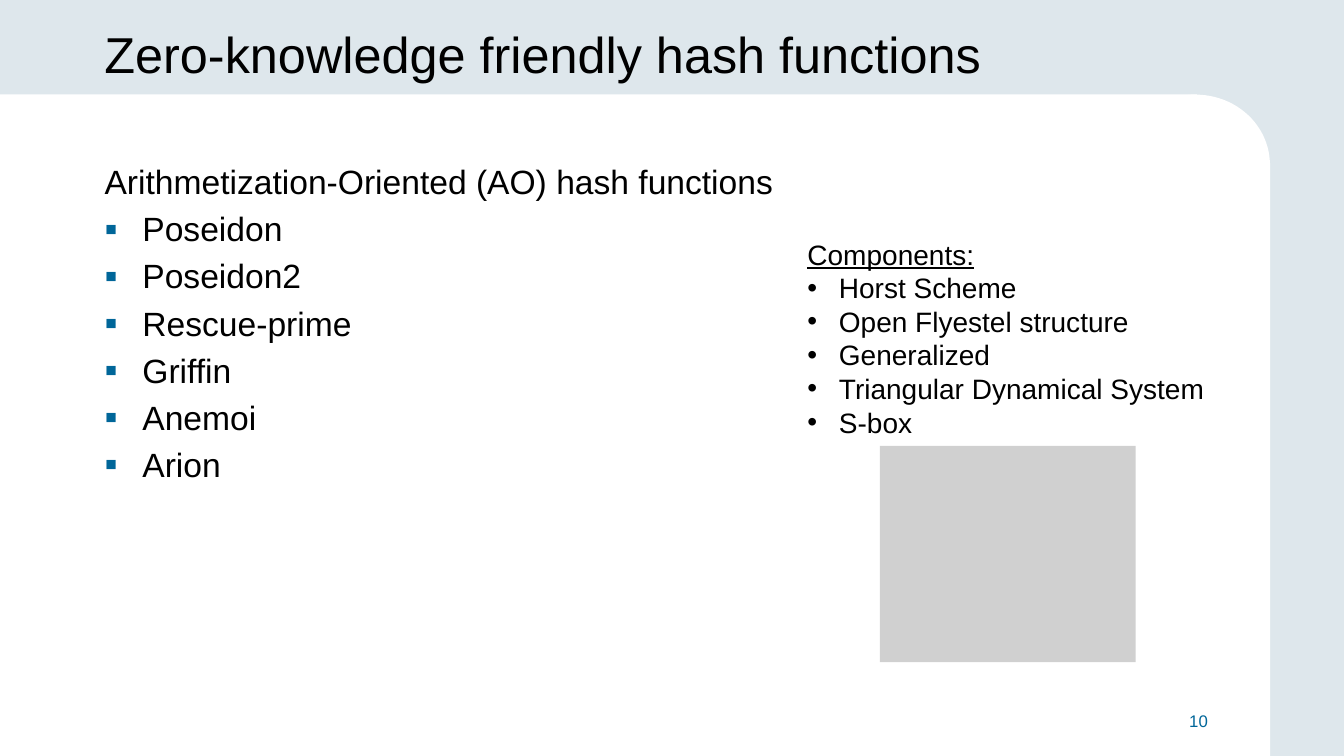
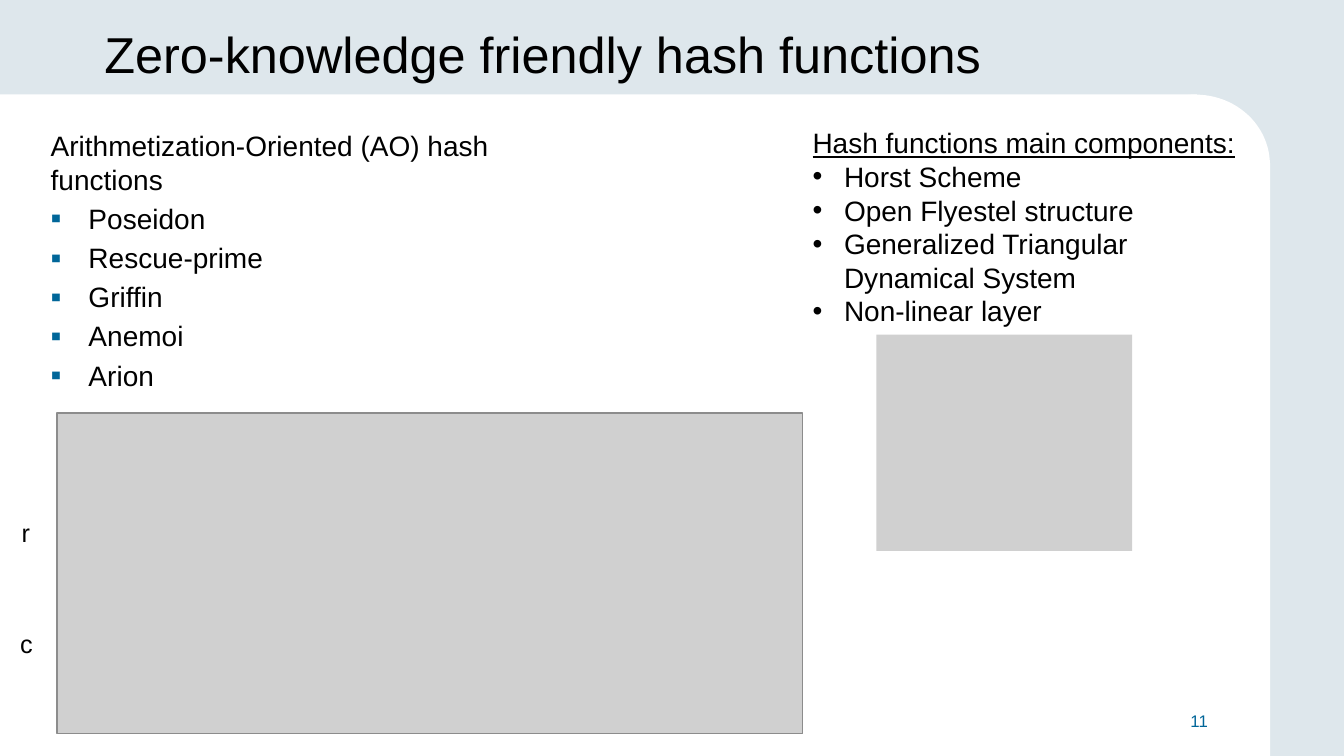
Before and after one commit to alexmllo/zk-hashes, a slide deck: slide 11 of thesis/slides.pptx (slide 10 before the commit). Drawn at 1344x756 pixels with LibreOffice and Linux fonts; fonts in the diff are those of the drawing; grey boxes stand for pictures; background and template pictures are left out. Boxes give left, top, right and bottom in pixels: in the first picture for what was removed or moved away, otherwise in the second. Text is boxed around its words. In the diff, an @@ line names an element or a change of style, - is before the commit and + after.

```diff
--- a/thesis/slides.pptx
+++ b/thesis/slides.pptx
@@ text "Arithmetization-Oriented (AO) hash functions": place and size @@
-text "Arithmetization-Oriented (AO) hash functions" at <box>105,169,772,478</box>
+text "Arithmetization-Oriented (AO) hash functions" at <box>51,135,488,387</box>
@@ text "Arithmetization-Oriented (AO) hash functions" at <box>51,135,488,387</box>: size 24 to 20 pt @@
@@ text "Hash functions main components:": place and size @@
-text "Hash functions main components:" at <box>807,245,1203,434</box>
+text "Hash functions main components:" at <box>813,132,1234,327</box>
@@ text at <box>813,132,1234,158</box>: text changed @@
-Components:
+Hash functions main components:
@@ text at <box>844,233,1127,327</box>: text changed @@
-• Generalized
-• Triangular Dynamical System
-• S-box
+• Generalized Triangular Dynamical System
+• Non-linear layer
@@ text at <box>142,263,301,289</box>: paragraph removed @@
-▪ Poseidon2
@@ picture: place and size @@
-picture at <box>880,446,1136,662</box>
+picture at <box>876,335,1132,552</box>
@@ picture added at <box>57,413,804,734</box> @@
@@ text added at <box>22,528,30,542</box>, 18 pt, text #000000 @@
+r
@@ text added at <box>20,639,33,654</box>, 18 pt, text #000000 @@
+c
@@ page number at <box>1190,715,1207,727</box>: text changed @@
-10
+11
```
Also in this commit, not shown: 4 other slides changed, 1 slide added.
